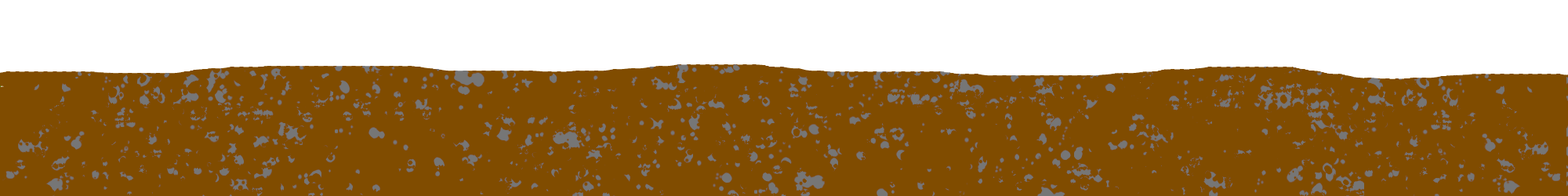
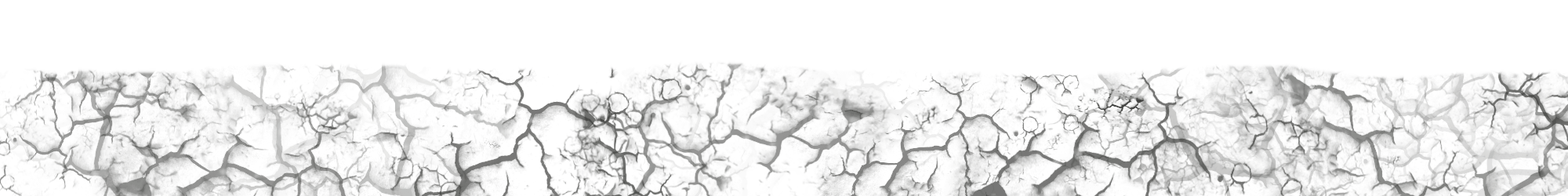
Two versions of the same layered image (w=1568, h=196). Layer-by-layer changes:
added layer "Layer copy #2" (85%) above "Layer copy #1" over [0, 61, 1568, 196]
hid "Layer #1" over [0, 64, 1568, 196]
